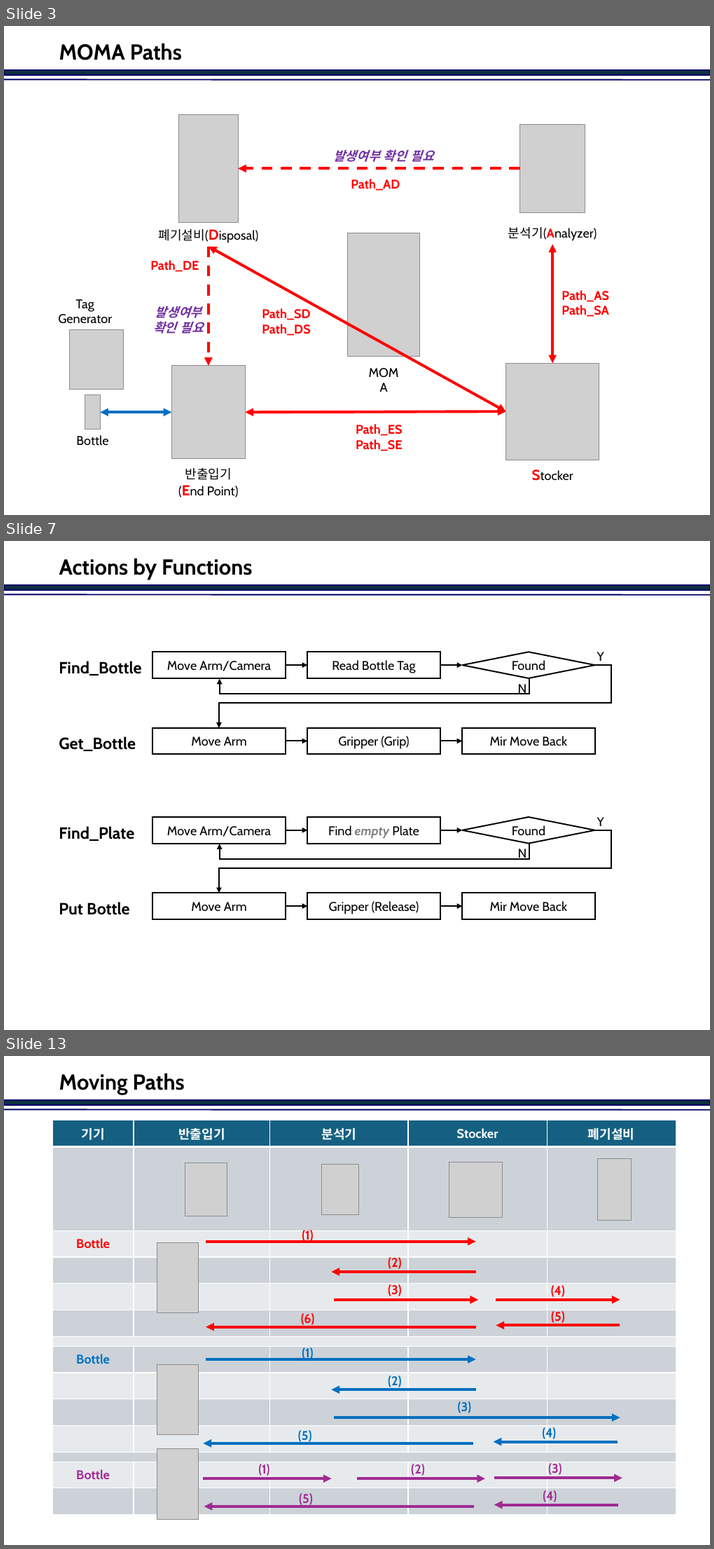
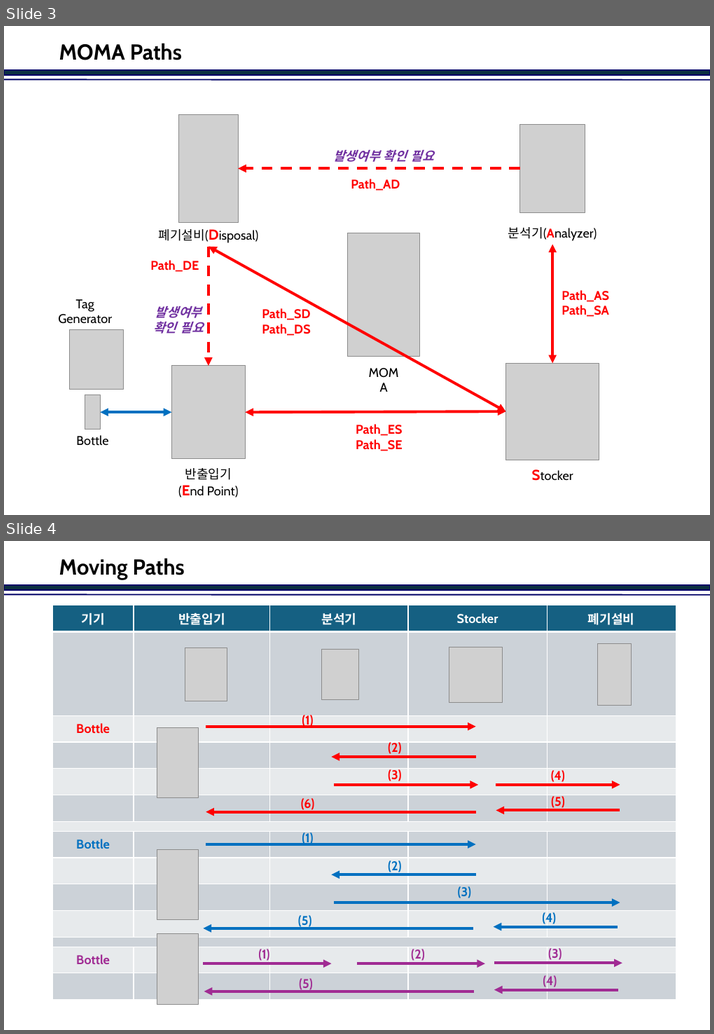
Before and after one commit to jinkabpark/SamickThk_Analysis, a slide deck: 허종원/DDS&Nodes.pptx. Shown one above the other, each under a label of ours: slides 3, 7 and 13 before the commit, slides 3 and 4 after it; the slides between them are not shown. The pictures are 714x1549 and 714x1034 pixels, drawn with LibreOffice and Linux fonts; fonts in the diff are those of the drawing; grey boxes stand for pictures; background and template pictures are left out. Boxes give left, top, right and bottom in pixels: in the first picture for what was removed or moved away, otherwise in the second. Text is boxed around its words. In the diff, an @@ line names an element or a change of style, - is before the commit and + after.

```diff
--- a/허종원/DDS&Nodes.pptx
+++ b/허종원/DDS&Nodes.pptx
@@ slide 7 removed at <box>4,541,710,1030</box>, background #FFFFFF; not listed: 2 template elements that a slide beside it also shows @@
@@ title removed at <box>59,558,252,580</box> @@
-Actions by Functions
@@ text removed at <box>59,661,141,675</box> @@
-Find_Bottle
@@ rectangle removed at <box>152,652,285,677</box> @@
-Move Arm/Camera
@@ elbow arrow removed from (595, 665) to (219, 728) @@
@@ arrow removed from (285, 665) to (308, 665) @@
@@ rectangle removed at <box>308,652,441,677</box> @@
-Read Bottle Tag
@@ arrow removed from (440, 665) to (462, 665) @@
@@ diamond removed at <box>462,652,595,677</box> @@
-Found
@@ text removed at <box>597,652,604,661</box> @@
-Y
@@ elbow arrow removed from (529, 677) to (220, 678) @@
@@ text removed at <box>518,684,527,694</box> @@
-N
@@ rectangle removed at <box>152,728,285,754</box> @@
-Move Arm
@@ rectangle removed at <box>308,728,441,754</box> @@
-Gripper (Grip)
@@ rectangle removed at <box>462,728,595,754</box> @@
-Mir Move Back
@@ text removed at <box>59,736,136,751</box> @@
-Get_Bottle
@@ arrow removed from (285, 741) to (308, 741) @@
@@ arrow removed from (440, 741) to (462, 741) @@
@@ text removed at <box>59,826,134,841</box> @@
-Find_Plate
@@ rectangle removed at <box>152,817,285,843</box> @@
-Move Arm/Camera
@@ elbow arrow removed from (595, 830) to (219, 893) @@
@@ arrow removed from (285, 830) to (308, 830) @@
@@ rectangle removed at <box>308,817,441,843</box> @@
-Find empty Plate
@@ arrow removed from (440, 830) to (462, 830) @@
@@ diamond removed at <box>462,817,595,843</box> @@
-Found
@@ text removed at <box>597,817,604,826</box> @@
-Y
@@ elbow arrow removed from (529, 843) to (220, 843) @@
@@ text removed at <box>518,848,527,859</box> @@
-N
@@ rectangle removed at <box>152,893,285,919</box> @@
-Move Arm
@@ rectangle removed at <box>308,893,441,919</box> @@
-Gripper (Release)
@@ rectangle removed at <box>462,893,595,919</box> @@
-Mir Move Back
@@ text removed at <box>59,901,129,915</box> @@
-Put Bottle
@@ arrow removed from (285, 906) to (308, 906) @@
@@ arrow removed from (440, 906) to (462, 906) @@
@@ what was slide 13 is now slide 4 @@
```
Also in this commit, not shown: 2 slides changed, 2 slides added, 8 other slides removed.
